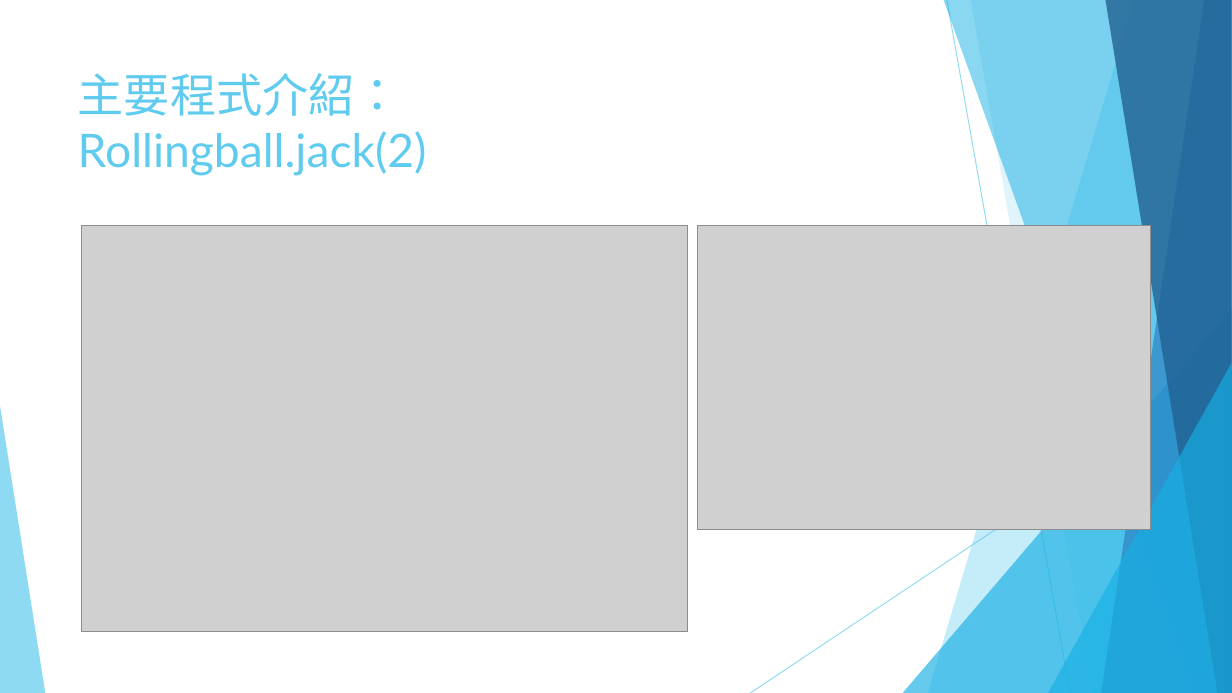
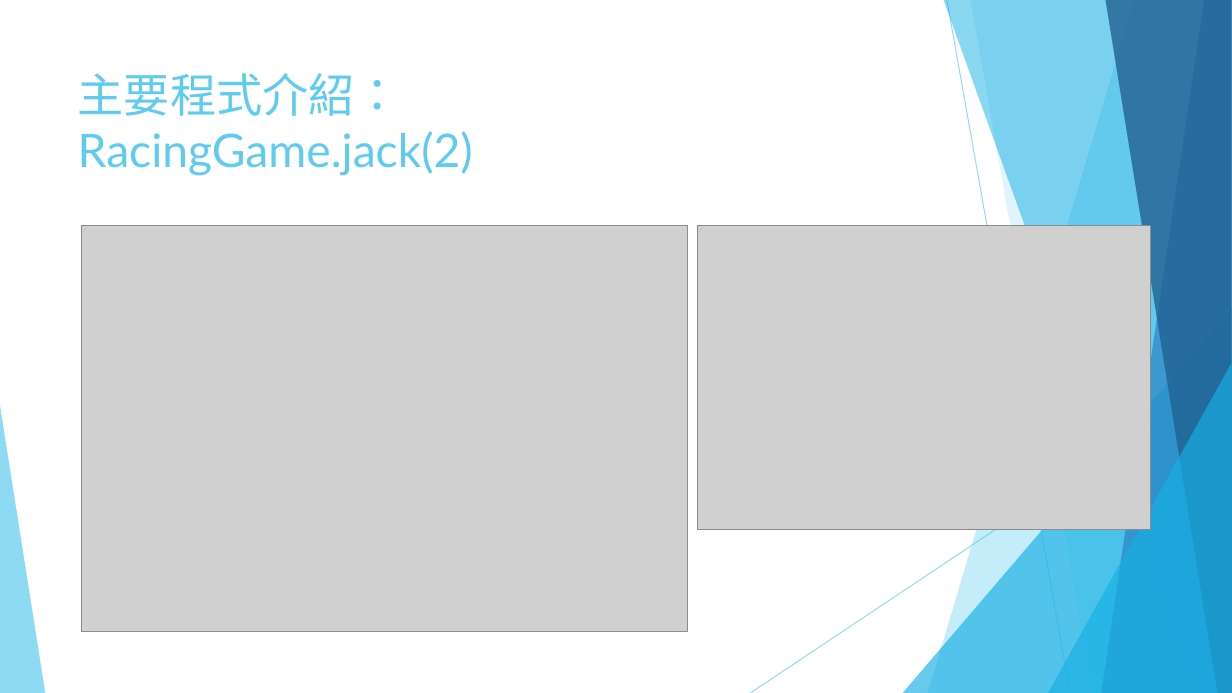
Before and after one commit to alechuang98/ComputerIntroduction, a slide deck: slide 7 of introCS_PST.pptx (slide 6 before the commit). Drawn at 1232x693 pixels with LibreOffice and Linux fonts; fonts in the diff are those of the drawing; grey boxes stand for pictures. Boxes give left, top, right and bottom in pixels: in the first picture for what was removed or moved away, otherwise in the second. Text is boxed around its words. In the diff, an @@ line names an element or a change of style, - is before the commit and + after.

```diff
--- a/introCS_PST.pptx
+++ b/introCS_PST.pptx
@@ title at bbox=[78, 73, 473, 176]: text changed @@
-主要程式介紹：
-Rollingball.jack(2)
+主要程式介紹：
+RacingGame.jack(2)
```
Also in this commit, not shown: 2 other slides changed, 1 slide added.
